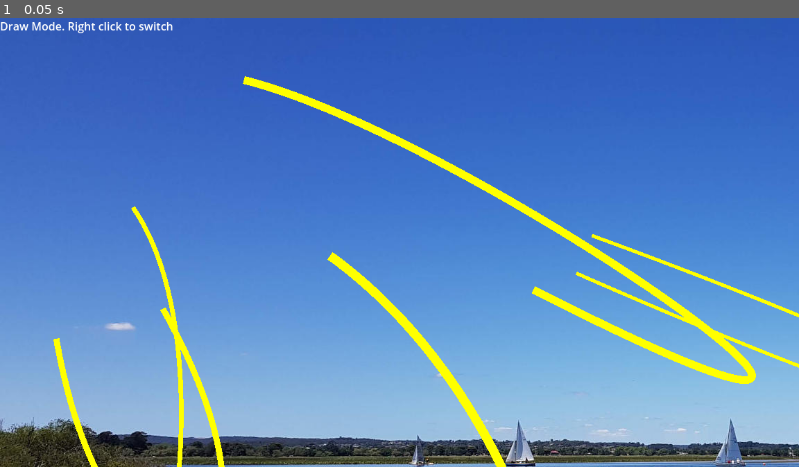
Above: before the commit, frame 1.
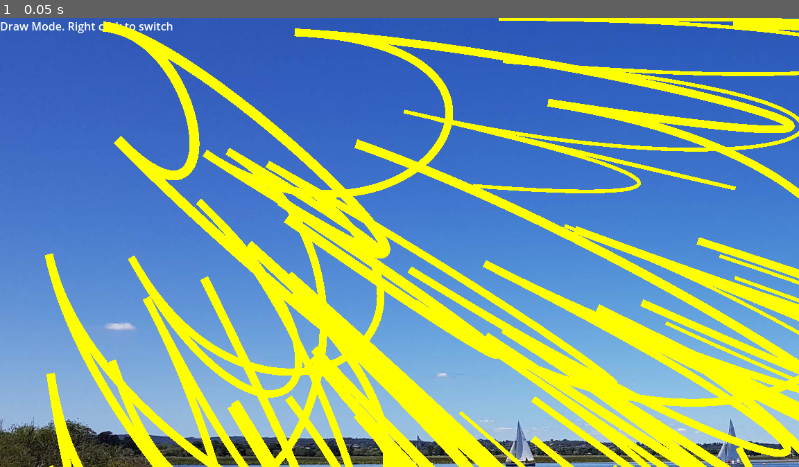
Above: after the commit, the same moment.

Repository: Herodegon/Piqtronics_TriangleGameJam2025
Game: Godot game, scene res://scenes/minigames/drunkman/drunkman.tscn
Same seed, same stepped clock (60 frames per second), same inputs: the game is played once before the commit and once after it. The project has no main scene, so this scene is started directly.
Inputs:
- Up to frame 1 (0.05 s): no input

The runs differ from the first frame. In frame 1, 30% of the frame differs, in the area x 5-100%, y 0-100%.

Commit message:
not sure what I did

Diff:
--- a/the_lords_work/scenes/minigames/drunkman/drunkman.tscn
+++ b/the_lords_work/scenes/minigames/drunkman/drunkman.tscn
@@ -27,12 +27,12 @@
 offset_left = 0.465698
 offset_top = 0.465942
 offset_right = 1920.47
-offset_bottom = 996.466
+offset_bottom = 1080.47
 stretch = true
 
 [node name="SubViewport" type="SubViewport" parent="SubViewportContainer"]
 transparent_bg = true
 handle_input_locally = false
 gui_disable_input = true
-size = Vector2i(1920, 996)
+size = Vector2i(1920, 1080)
 render_target_update_mode = 4
--- a/the_lords_work/scripts/minigames/drunkman/drunkman.gd
+++ b/the_lords_work/scripts/minigames/drunkman/drunkman.gd
@@ -17,42 +17,56 @@
 var current_mode = mode.draw
 var piss_material
 
-func generate_piss_curve(top_left, bottom_right, max_piss_length, max_control_radius):
-	var p1 = Vector2(randf_range(top_left.x, bottom_right.x), randf_range(top_left.y, bottom_right.y))
-	var cord_angle = randf() * PI
-	while cord_angle == 0:
-		cord_angle = randf() * PI
-	var p2 = p1 + Vector2.from_angle(cord_angle) * randf_range(5, max_piss_length)
+func io_point_helper(point, max_control_radius):
+	var angle = randf() * PI
+	var radius = randf() * max_control_radius
+	var out_point = point + Vector2.from_angle(angle) * radius/2
+	var in_point = point - Vector2.from_angle(angle) * radius/2
+	return [in_point, out_point]
 
-	var is_going_right = cord_angle < PI / 2
-	var i_angle
-	var o_angle
-	if is_going_right:
-		# Generate a random angle between -PI/2 and PI/2
-		i_angle = randf_range(-PI / 2, PI / 2)
-		# Generate a random angle between PI/2 and 3PI/2
-		o_angle = randf_range(PI / 2, 3 * PI / 2)
-	else:
-		i_angle = randf_range(PI / 2, 3 * PI / 2)
-		o_angle = randf_range(-PI / 2, PI / 2)
+func generate_io_points(point, max_control_radius, top_left, bottom_right):
+	var points = io_point_helper(point, max_control_radius)
+	var in_point = points[0]
+	var out_point = points[1]
 
-	var out_point = p1 + Vector2.from_angle(i_angle) * randf_range(0, max_control_radius)
-	var in_point = p2 + Vector2.from_angle(o_angle) * randf_range(0, max_control_radius)
+	while (
+			out_point.x < top_left.x
+			or out_point.x > bottom_right.x
+			or out_point.y < top_left.y
+			or out_point.y > bottom_right.y
+			or in_point.x < top_left.x
+			or in_point.x > bottom_right.x
+			or in_point.y < top_left.y
+			or in_point.y > bottom_right.y
+		):
+		points = io_point_helper(point, max_control_radius)
+		in_point = points[0]
+		out_point = points[1]
+	return [in_point, out_point]
 
+func generate_piss_curve_continuous(num_points, top_left=Vector2(0,0), bottom_right=Vector2(1920,996), max_point_dist=500, max_control_radius=7, bake_interval=0.1):
 	var curve = Curve2D.new()
-	curve.add_point(p1, Vector2(0,0), out_point)
-	curve.add_point(p2, in_point)
+	var last_point = Vector2(randf_range(top_left.x, bottom_right.x), randf_range(top_left.y, bottom_right.y))
+	var in_point = Vector2(0, 0)
+	var out_point = Vector2(0, 0)
+	curve.add_point(last_point, out_point, in_point)
+
+	for i in range(num_points-1):
+		var next_point = last_point + Vector2.from_angle(randf_range(0, 2 * PI)) * randf_range(0, max_point_dist)
+		while (next_point.x < top_left.x or next_point.x > bottom_right.x or next_point.y < top_left.y or next_point.y > bottom_right.y):
+			next_point = last_point + Vector2.from_angle(randf_range(0, 2 * PI)) * randf_range(0, max_point_dist)
+		var io_points = generate_io_points(next_point, max_control_radius, top_left, bottom_right)
+		in_point = io_points[0]
+		out_point = io_points[1]
+		curve.add_point(next_point, in_point, out_point)
+
+		last_point = next_point
+	curve.bake_interval = bake_interval
 	return curve
 
-
-
-
-
-
-
-func generate_piss(num_lines):
+func generate_piss(num_lines, points_per_line = 10):
 	for i in range(num_lines):
-		var curve: Curve2D = generate_piss_curve(Vector2(0, 0), $SubViewportContainer/SubViewport.size / 2, 550, 3)
+		var curve: Curve2D = generate_piss_curve_continuous(points_per_line)
 		curve.bake_interval = 0.1
 		var line = Line2D.new()
 		line.material = piss_material
@@ -62,37 +76,6 @@
 		line.points = points
 		$SubViewportContainer/SubViewport.add_child(line)
 
-func draw_piss(num_bezier_points, bake_interval, piss_width):
-	var line = Line2D.new()
-	line.material = piss_material
-	line.default_color = Color.YELLOW
-	line.width = piss_width
-	line.points = generate_piss_points(num_bezier_points, bake_interval)
-	$SubViewportContainer/SubViewport.add_child(line)
-
-func generate_bezier_point(point_range, max_radius):
-	var p = Vector2(randf_range(0, point_range.x), randf_range(0, point_range.y))
-	var angle = randf() * 2 * PI
-	var radius = randf() * max_radius
-
-	var i = p + Vector2.from_angle(angle) * radius
-
-	angle = randf() * 2 * PI
-	radius = randf() * max_radius
-	var o = p + Vector2.from_angle(angle) * radius
-	return [p, i, o]
-
-
-func generate_piss_points(num_bezier_points, bake_interval):
-	var curve: Curve2D = Curve2D.new()
-	for i in range(num_bezier_points):
-		var points = generate_bezier_point($SubViewportContainer/SubViewport.size - Vector2i(-100, -100), 20)
-		curve.add_point(points[0], points[1], points[2])
-	curve.bake_interval = bake_interval
-
-	return curve.get_baked_points()
-
-
 func _ready():
 	piss_material = CanvasItemMaterial.new()
 	piss_material.blend_mode = CanvasItemMaterial.BLEND_MODE_MIX
@@ -100,7 +83,7 @@
 	draw_material.blend_mode = CanvasItemMaterial.BLEND_MODE_MIX
 	erase_material = CanvasItemMaterial.new()
 	erase_material.blend_mode = CanvasItemMaterial.BLEND_MODE_SUB
-	generate_piss(5)
+	generate_piss(10)
 
 func _input(event):
 	if event is InputEventMouseButton:
Not shown: 1 places in the_lords_work/scenes/minigames/drunkman/drunkman.tscn that only renumber resources
